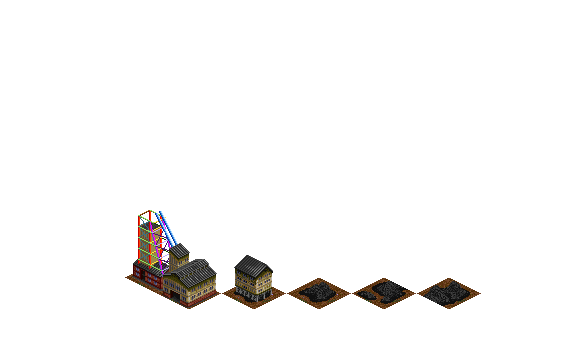
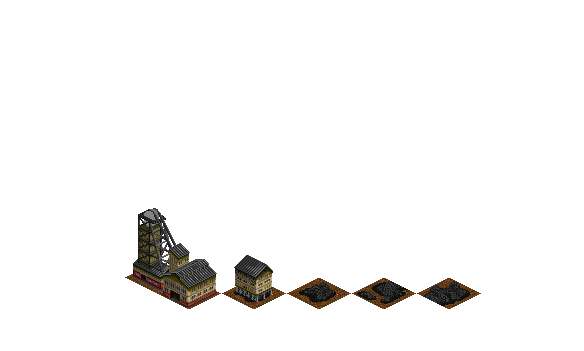
The second (584, 351) image is a revision of the first. Changes to its layers:
painted on "cables" over [149, 208, 178, 249]
renamed "Layer 7" to "wheels", showed it, moved it above "headgear", painted on it over [134, 209, 178, 282]
painted on "headgear" over [138, 209, 178, 283]
painted on "headhouse" over [133, 253, 169, 283]
removed layer "headhouse copy" over [134, 253, 169, 283]
